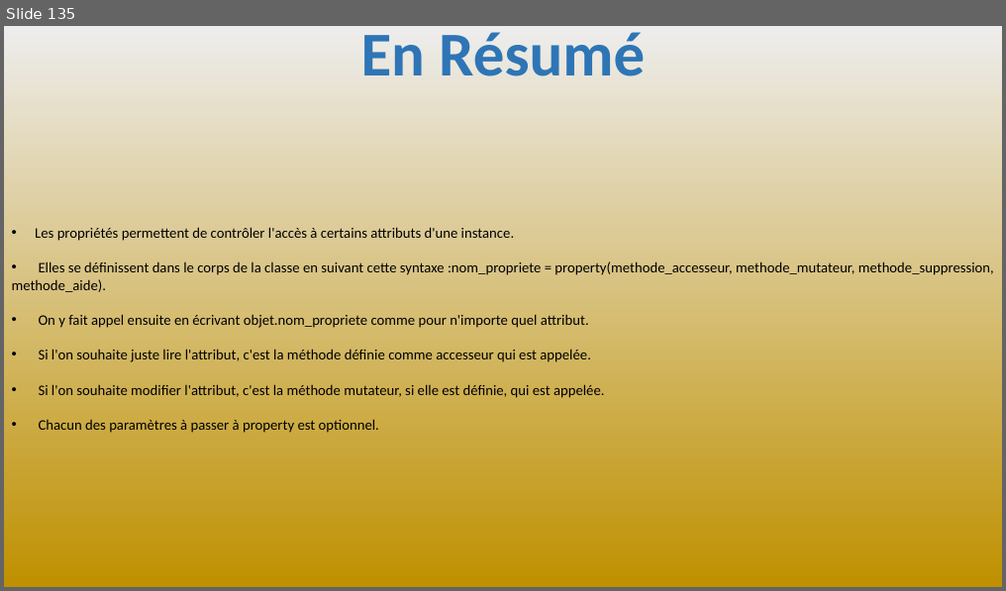
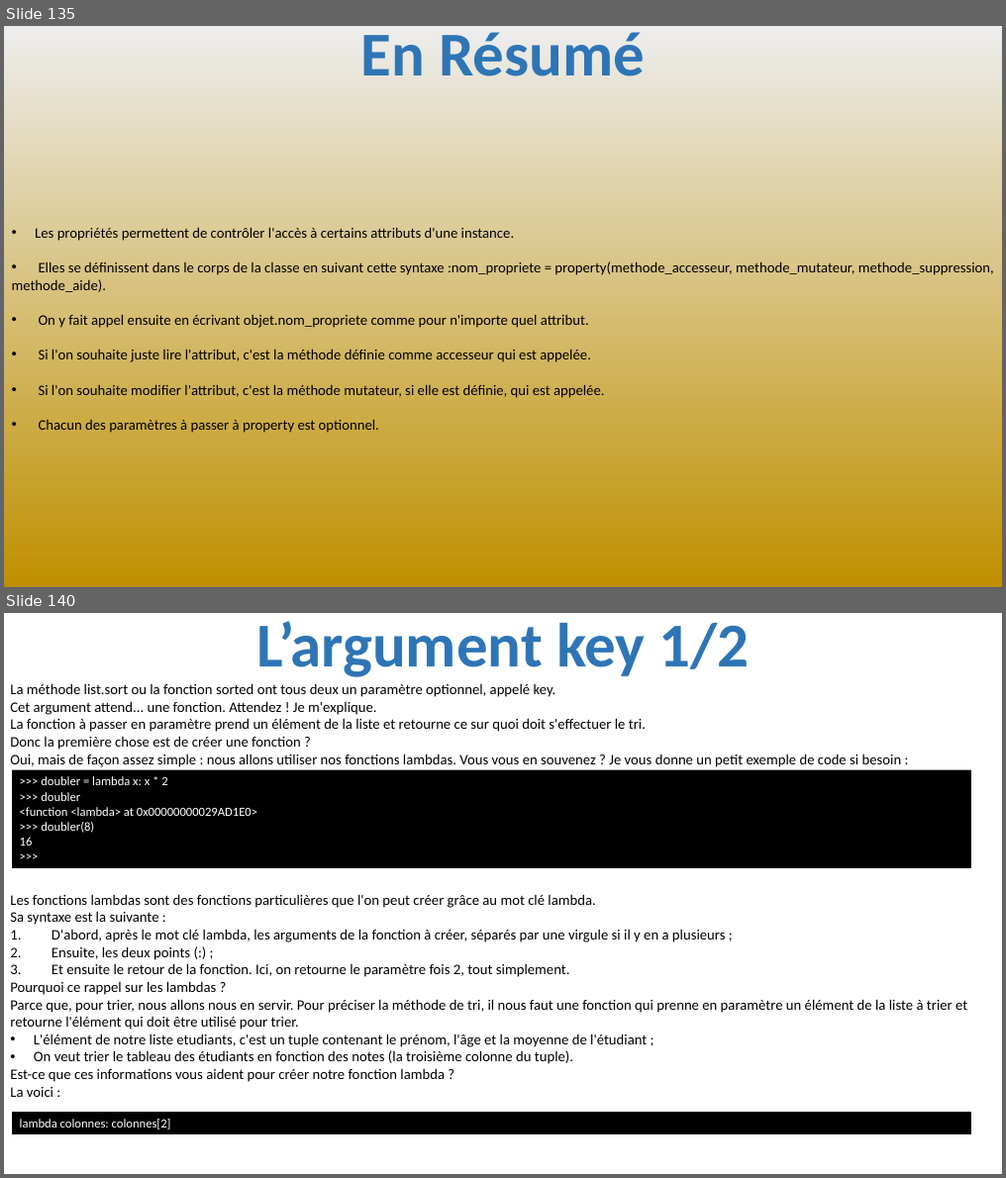
Before and after one commit to julienPalleau/PythonDoc, a slide deck: Python-resume.pptx. Shown one above the other, each under a label of ours: slide 135 before the commit, slides 135 and 140 after it; the slides between them are not shown. The pictures are 1006x591 and 1006x1178 pixels, drawn with LibreOffice and Linux fonts; fonts in the diff are those of the drawing. Boxes give left, top, right and bottom in pixels: in the first picture for what was removed or moved away, otherwise in the second. Text is boxed around its words. In the diff, an @@ line names an element or a change of style, - is before the commit and + after.

```diff
--- a/Python-resume.pptx
+++ b/Python-resume.pptx
@@ slide 140 added at [4, 613, 1002, 1174], background #FFFFFF @@
@@ title added at [256, 621, 749, 677], 60 pt, text #2E75B6, bold @@
+L’argument key 1/2
@@ text added at [10, 683, 902, 767], 14 pt, text #000000 @@
+La méthode list.sort ou la fonction sorted ont tous deux un paramètre optionnel, appelé key.
+Cet argument attend... une fonction. Attendez ! Je m'explique.
+La fonction à passer en paramètre prend un élément de la liste et retourne ce sur quoi doit s'effectuer le tri.
+Donc la première chose est de créer une fonction ?
+Oui, mais de façon assez simple : nous allons utiliser nos fonctions lambdas. Vous vous en souvenez ? Je vous donne un petit exemple de code si besoin :
@@ rectangle added at [12, 770, 971, 868], fill #000000, 12 pt, text #FFFFFF @@
+>>> doubler = lambda x: x * 2
+>>> doubler
+<function <lambda> at 0x00000000029AD1E0>
+>>> doubler(8)
+16
+>>>
@@ text added at [10, 894, 967, 1097], 14 pt, text #000000 @@
+Les fonctions lambdas sont des fonctions particulières que l'on peut créer grâce au mot clé lambda.
+Sa syntaxe est la suivante :
+1. D'abord, après le mot clé lambda, les arguments de la fonction à créer, séparés par une virgule si il y en a plusieurs ;
+2. Ensuite, les deux points (:) ;
+3. Et ensuite le retour de la fonction. Ici, on retourne le paramètre fois 2, tout simplement.
+Pourquoi ce rappel sur les lambdas ?
+Parce que, pour trier, nous allons nous en servir. Pour préciser la méthode de tri, il nous faut une fonction qui prenne en paramètre un élément de la liste à trier et
+retourne l'élément qui doit être utilisé pour trier.
+• L'élément de notre liste etudiants, c'est un tuple contenant le prénom, l'âge et la moyenne de l'étudiant ;
+• On veut trier le tableau des étudiants en fonction des notes (la troisième colonne du tuple).
+Est-ce que ces informations vous aident pour créer notre fonction lambda ?
+La voici :
@@ rectangle added at [12, 1112, 971, 1135], fill #000000, 12 pt, text #FFFFFF @@
+lambda colonnes: colonnes[2]
```
Also in this commit, not shown: 18 other slides added.
